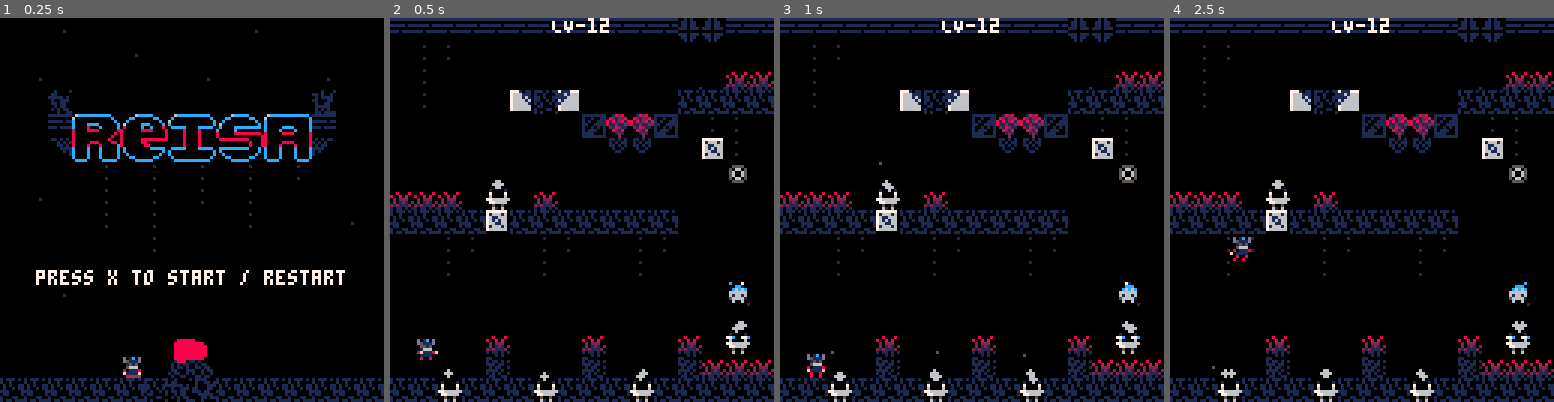
Above: before the commit, frames 1-4 (left to right).
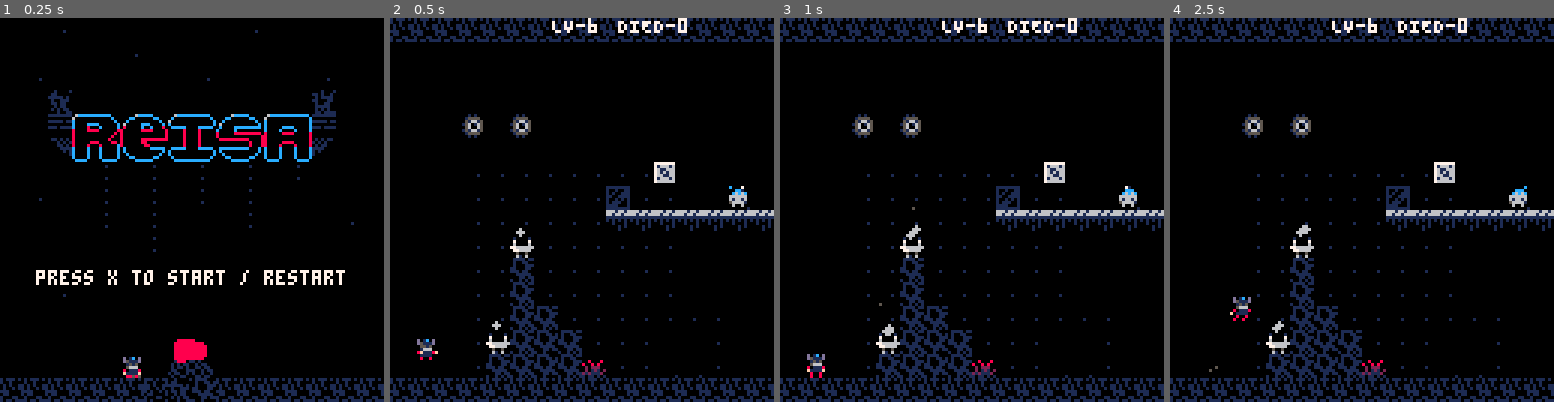
Above: after the commit, the same moments.

Repository: han-sen/pico-8-tests
Game: PICO-8 cartridge reisa/reisa.p8
The game is run twice, just before and just after one commit, with the same random seed, the same clock (stepped at 60 frames per second) and the same inputs.
Inputs:
- Up to frame 1 (0.25 s): no input
- Up to frame 2 (0.5 s): tap X (X key) at 0.33 s
- Up to frame 3 (1 s): no input
- Up to frame 4 (2.5 s): tap X (X key) at 1.07, 1.85 s; hold Right 1.6-2.1 s; hold Up 2.15-2.42 s; hold Right from 2.47 s (still down)

Frame 1 is identical in both runs. In frame 2, 18% of the frame differs, in the area x 0-100%, y 0-100%; in frame 3, 18%; in frame 4, 18%.

Commit message:
added level 13 and fixed persisting bullet bug

Diff:
--- a/reisa/reisa.p8
+++ b/reisa/reisa.p8
@@ -51,6 +51,7 @@
 	effects = {}
 	bullets = {}
 	ghosts = {}
+	death_count = 0
 end
 
 function _update()
@@ -83,6 +84,8 @@
 -- DEBUG OUTPUT
 function draw_debug()
 	print("LV-"..world.current_level, game_camera.cam_x + 54, game_camera.cam_y, 7)
+	print("DIED-"..death_count, game_camera.cam_x + 76, game_camera.cam_y, 7)
+
 end
 
 function update_game()
@@ -181,22 +184,22 @@
 00662661166266000000000010000000000000010000000000000000000000000001111110101000000000000010000000000000000000000000000000000000
 00026666666620000000000000000000000000000000000000000000000000000000011101000000000000000100000000000000000000000000000000000000
 00000555555000000000000000000000000000000000000000000000000000000000000000000000000000001000000000000000000000000000000000000000
-00000000000000000000000000000000000000000000011000000000000000000000000000000000000000000000000000000000000000000000000000000000
-00000000000000000000000000000000000000000000100100100000000000000000000000000000000000000000000000000000000000000000000000000000
-00000000000000000000000000000000000000000010100110100000000000000000000000000000000000000000000000000000000000000000000000000000
-00000000000000000000000000000000000000000101011001011000000000000000000000000000000000000000000000000000000000000000000000000000
-00000000000000000000000000000000000000000101101001101100000000000000000000000000000000000000000000000000000000000000000000000000
-11000000000000110000000000000000000000000110001110010110000000000000000000000000000000000000000000000000000000000000000000000000
-10100000000001010000000000000000000000001011001010010010000000000000000000000000000000000000000000000000000000000000000000000000
-10010000000010010000000000000000000000000100110001101100000000000000000000000000000000000000000000000000000000000000000000000000
-11001000000100110000000000000000000000000000000000000000000000000000000000000000000000000000000000000000000000000000000000000000
-10110101101000110000000000000000000000000000000000000000000000000000000000000000000000000000000000000000000000000000000000000000
-10011011011001110000000000000000000000000000000000000000000000000000000000000000000000000000000000000000000000000000000000000000
-01001110010011100000000000000000000000000000000000000000000000000000000000000000000000000000000000000000000000000000000000000000
-01000011111110100000000000000000000000000000000000000000000000000000000000000000000000000000000000000000000000000000000000000000
-00100001111001000000000000000000000000000000000000000000000000000000000000000000000000000000000000000000000000000000000000000000
-00011001100110000000000000000000000000000000000000000000000000000000000000000000000000000000000000000000000000000000000000000000
-00000111111000000000000000000000000000000000000000000000000000000000000000000000000000000000000000000000000000000000000000000000
+00000010010000000000000000000000000000000000011000000000000000000000000000000000000000000000000000000000000000000000000000000000
+00000110011000000000000000000000000000000000100100100000000000000000000000000000000000000000000000000000000000000000000000000000
+00010110011010000000000000000000000000000010100110100000000000000000000000000000000000000000000000000000000000000000000000000000
+00110110011011000000000000000000000000000101011001011000000000000000000000000000000000000000000000000000000000000000000000000000
+00110100001011000000000000000000000000000101101001101100000000000000000000000000000000000000000000000000000000000000000000000000
+00000000000000000000000000000000000000000110001110010110000000000000000000000000000000000000000000000000000000000000000000000000
+00110100001011000000000000000000000000001011001010010010000000000000000000000000000000000000000000000000000000000000000000000000
+00110110011011000000000000000000000000000100110001101100000000000000000000000000000000000000000000000000000000000000000000000000
+00010110011010000000000000000000000000000000000000000000000000000000000000000000000000000000000000000000000000000000000000000000
+00000000000000000000000000000000000000000000000000000000000000000000000000000000000000000000000000000000000000000000000000000000
+00010100001010000000000000000000000000000000000000000000000000000000000000000000000000000000000000000000000000000000000000000000
+00000000000000000000000000000000000000000000000000000000000000000000000000000000000000000000000000000000000000000000000000000000
+00000000000000000000000000000000000000000000000000000000000000000000000000000000000000000000000000000000000000000000000000000000
+00000100001000000000000000000000000000000000000000000000000000000000000000000000000000000000000000000000000000000000000000000000
+00010000000010000000000000000000000000000000000000000000000000000000000000000000000000000000000000000000000000000000000000000000
+00000100001000000000000000000000000000000000000000000000000000000000000000000000000000000000000000000000000000000000000000000000
 06ccccccccccc000000006ccccc00000006ccccccccccc00000006ccccc0000006ccccccccccccc0000000000000000000000000000000000000000000000000
 6000000000000c00000cc000000cc0000c000000000000c0000cc000000cc000600000000000000c000000000000000000000000000000000000000000000000
 c0000000000000c000c0000000000c00600000000000000c00c0000000000c00c00000000000000c000000000000000000000000000000000000000000000000
@@ -233,51 +236,51 @@
 0e0e0e0e0e0e0e0e0e0e220e02020e22000000000000000000003432310a0a0a000000006400000300006400000000030a000000000a202020202020640000030a000000330000850000851c001c000a0000000d643f383f0d0d0d00000d00000a0000000a80810a000000000000000a00000000000000000000000000000000
 111211121112111211121112111211120a0a0a0a0a0a0a0a0a0a0a0a0a0a0a0a0a0a0a000c00000300000c00000000030a000000640a0a0a0a0a0a0a0a0a0a0a0a000034310000860202861c001c200a0000000d3f3f383f200d0d02020d00000a00000f3f90913f0f0000000000000a00000000010000000000000000000000
 0a0a0a0a0a0a0a0a0a0a0a0a0a0a0a0a0a0a0a0a0a0a0a0a0a0a0a0a0a0a0a0a0a0a0a202020202020202020202020200a0a0a0a0a0a0a0a0a0a0a0a0a0a0a0a0a11111111111111111111111111110a0a0a0a0a0a0a0a0a0a0a0a0a0a0a0a0a0b12123412121212331212121264120b0a0a0a0a0a0a0a0a0a0a0a0a0a0a0a64
-0a0a0a0a0a0a0a0a0a0a0e0e0a0a0a0a000000980a0f0f0a0a0f0f0a99000000878b0e8b8c22222222222222222222879292929292929292929292928e8e929200000000000000000000000000000000000000000000000000000000000000000000000000000000000000000000000000000d000000000000000d0000000000
-0a27283e0000000000390c0c3a00000a0000000d00000022220000000d000000870e0e9b2222002200002222220022870022220000000000000000000000000000000000000000000000000000000000000000000000000000000000000000000000000000000000000000000000000000000000000d00000000000000000000
-0a380a0000202020000002020000000a0d00000000000022220000000000000d878b8c2270000000710202710000008700220000000000000000000002022020000000000000000000000000000000000000000000000000000000000000000000000000000000000000000000000000000d0000000000000d000000000d0000
-0a0a0a00008d8d8d000012120000000a00000000000d121212120d0000000000879b2270000000000c92920c000021870022000000330b34000000000a0a0a0a00000000000000000000000000000000000000000000000000000000000000000000000000000000000000000000000000002700000000000000000000280000
-0a22220000000000000000000000000a0000000d000000808100000a0b200d000a22700000000000000000000000008700000000000000000f71710f00222200000000000000000000000000000000000000000000000000000000000000000000000000000000000000000000000000000092c0c1c2c3c4c5c6c7c8c9920000
-0a222200000000000000000000008a0a000d00000000009091000027283e0000877000000000000000000000000000870000000000000000000c0c00008a2200000000000000000000000000000000000000000000000000000000000000000000000000000000000000000000000000000094d0d1d2d3d4d5d6d7d8d93e0000
-0a220000008a000000008a000000000a00000000000000000000213f0b000000870000000000000000000012120000870000000000000000000000000000000000000000000000000000000000000000000000000000000000000000000000000000000000000000000000000000000000000000220022002200220022000000
-0a00000a0a0a0a0a0a0a0a0a0a0a8a0a000000000d0000010000000b3f0d00128700000000006000000000000000008720202000640020000000000000000000000000000000000000000000000000000000000000000000000000000000000000000000000000000000000000000000000d0000220022002200220000000000
-0a000000000000000000000022223c0a00006000000000000000000b000000008700000000000f0000000000000000870a0a0a0a8a0a0a0a0a0a0a0a0000000000000000000000000000000000000000000000000000000000000000000000000000000000000000000000000000000000000000220022000000220000000d00
-0a64000000000000000000000022220a00000c000000000f0f20000000001200870000000000000000008700000000870000222200002222000022220000000000000000000000000000000000000000000000000000000000000000000000000000000000000000000000000000000000000000000022000000000000000000
-0a0a0a8a8a8a0f8a8a8a00000022000a000d00000000000e0e3e00121200000d870000000087000000008700000000870000220000002200000022000000000000000000000000000000000000000000000000000000000000000000000000000000000000000000000000000000000000000000000000000000000d00000000
-0a0000000000000000008a000000000a00000000000d000f0f00000000000020871200000087120000218700000060870000000000000000000000000000010000000000000000000000000000000000000000000000000000000000000000000000000000000000000000000000000000000d00000000000000000000000000
-0a00000000000000000000000000000a000000000000000e0e00000000121212870000000087000000008701000003870000000000000000000000000000000000000000000000000000000000000000000000000000000000000000000000000000000000000000000000000000000000000000000000000000000000000000
-0a0000008a0000008a0000000000000a000000000000000f0f00000202000000870000001287000000008712000003870000000020000000200000002000600000000000000000000000000000000000000000000000000000000000000000000000000000000000000000000000000000000000000000000000000000000000
-0a00008a00000100008a00000000640a00000f006400000e0e00008282000000870000002087202020208720202020870000000087000000870000008720202000000000000000000000000000000000000000000000000000000000000000000000000000000000000000000000000000000000004d00a5a600000000000000
-0a0a0a0a8a0f0f0f8a0a0a0a0a0a0a0a0a0a0f202020200f0f20200303202020341b1b1b1b1b1b1b1b1b1b1b1b1b1b330a0a640a0a0a640a0a0a640a0a0a0a0a0a0a0a0a0a0a0a0a0a0a0a0a0a0a0a0a0a0a0a0a0a0a0a0a0a0a0a0a0a0a0a0a0a0a0a0a0a0a0a0a0a0a0a0a0a0a0a0a0a0a0a0a0a0a0b27380a0a0a0a0a0a0a
-…(32 lines of a section not shown)…
+0a0a0a0a0a0a0a0a0a0a0e0e0a0a0a0a000000980a0f0f0a0a0f0f0a99000000878b0e8b8c2222222222222222222287929292929292929292929292a0a1929287929292929292929292929292929287000000000000000000000000000000000000000000000000000000000000000000000d000000000000000d0000000000
+0a27283e0000000000390c0c3a00000a0000000d00000022220000000d000000870e0e9b222200220000222222002287002222000000000000000000b0b1000087000000000d0000000d000000000087000000000000000000000000000000000000000000000000000000000000000000000000000d00000000000000000000
+0a380a0000202020000002020000000a0d00000000000022220000000000000d878b8c227000000071020271000000870022000000000000000000000202202087000d000000000000000000000d00870000000000000000000000000000000000000000000000000000000000000000000d0000000000000d000000000d0000
+0a0a0a00008d8d8d000012120000000a00000000000d121212120d0000000000879b2270000000000c92920c000021870022000000330b34000000000a0a0a0a870000000000000d00008a0000000087000000000000000000000000000000000000000000000000000000000000000000002700000000000000000000280000
+0a22220000000000000000000000000a0000000d000000808100000a0b200d000a22700000000000000000000000008700000000000000000f71710f002222008700000000000000000f0000000f87870000000000000000000000000000000000000000000000000000000000000000000092c0c1c2c3c4c5c6c7c8c9920000
+0a222200000000000000000000008a0a000d00000000009091000027283e0000877000000000000000000000000000870000000000000000000c0c00008a220087870f0f8a0f0f870f000000000000870000000000000000000000000000000000000000000000000000000000000000000094d0d1d2d3d4d5d6d7d8d93e0000
+0a220000008a000000008a000000000a00000000000000000000213f0b000000870000000000000000000012120000870000000000000000000000000000000087008594099385000000000000000087000000000000000000000000000000000000000000000000000000000000000000000000220022002200220022000000
+0a00000a0a0a0a0a0a0a0a0a0a0a8a0a000000000d0000010000000b3f0d0012870000000000600000000000000000872020200064002000000000000000000087003c0000003c0000006400000d00870000000000000000000000000000000000000000000000000000000000000000000d0000220022002200220000000000
+0a000000000000000000000022223c0a00006000000000000000000b000000008700000000000f0000000000000000870a0a0a0a8a0a0a0a0a0a0a0a00000000870000000000000000000c0000000087000000000000000000000000000000000000000000000000000000000000000000000000220022000000220000000d00
+0a64000000000000000000000022220a00000c000000000f0f20000000001200870000000000000000008700000000870000222200002222000022220000000087000000010000000000000000000087000000000000000000000000000000000000000000000000000000000000000000000000000022000000000000000000
+0a0a0a8a8a8a0f8a8a8a00000022000a000d00000000000e0e3e00121200000d870000000087000000008700000000870000220000002200000022000000000087000000000000000000000000000087000000000000000000000000000000000000000000000000000000000000000000000000000000000000000d00000000
+0a0000000000000000008a000000000a00000000000d000f0f000000000000208712000000871200002187000000608700000000000000000000000000000100870d0000000000000000000d00006487000000000000000000000000000000000000000000000000000000000000000000000d00000000000000000000000000
+0a00000000000000000000000000000a000000000000000e0e000000001212128700000000870000000087010000038700000000000000000000000000000000870000000000000d0000000000000c87000000000000000000000000000000000000000000000000000000000000000000000000000000000000000000000000
+0a0000008a0000008a0000000000000a000000000000000f0f00000202000000870000001287000000008712000003870000000020000000200000002000600087000000000000000000000000000087000000000000000000000000000000000000000000000000000000000000000000000000000000000000000000000000
+0a00008a00000100008a00000000640a00000f006400000e0e00008282000000870000002087202020208720202020870000000087000000870000008720202087000000640000000000640000000087000000000000000000000000000000000000000000000000000000000000000000000000004d00a5a600000000000000
+0a0a0a0a8a0f0f0f8a0a0a0a0a0a0a0a0a0a0f202020200f0f20200303202020341b1b1b1b1b1b1b1b1b1b1b1b1b1b330a0a640a0a0a640a0a0a640a0a0a0a0a0a0a11111211202020111211110b0a0a0a0a0a0a0a0a0a0a0a0a0a0a0a0a0a0a0a0a0a0a0a0a0a0a0a0a0a0a0a0a0a0a0a0a0a0a0a0a0b27380a0a0a0a0a0a0a
+…(32 lines of a section not shown)…
--- a/reisa/src/bullets.lua
+++ b/reisa/src/bullets.lua
@@ -25,8 +25,7 @@
 			del(bullets, b)
 			death_fx(b.x, b.y, 3, particles.death_fx, 3)
 		end
-		if b.y < game_camera.cam_y
-		or b.y > game_camera.cam_y + (world.level_size * world.current_row) then
+		if b.level != world.current_level then
 			del(bullets, b)
 		end
 	end
@@ -59,7 +58,7 @@
 			spr(turrets.sp, t_x, t_y, 1, 1, false)
 		end
 	end
-	if time() - turrets.anim > 1.5 then
+	if time() - turrets.anim > 2.25 then
 		turrets.anim = time()
 		for turret in all(turrets.loc) do
 			if turret.level == level and turret.active then
--- a/reisa/src/collisions.lua
+++ b/reisa/src/collisions.lua
@@ -1,6 +1,6 @@
 -- Collision functions
 
-function bullet_collide(p, b) -- player, bullet
+function bullet_collide(player, b) -- player, bullet
     if
         (b.x > player.x and b.x < player.x + player.width and b.y > player.y and b.y < player.y + player.height) or
             (b.x + 1 > player.x and b.x + 1 < player.x + player.width and b.y + 1 > player.y and
--- a/reisa/src/fountains.lua
+++ b/reisa/src/fountains.lua
@@ -74,6 +74,12 @@
             x = 96,
             y = 16,
             active = false
+        },
+        {
+            level = 13,
+            x = 8,
+            y = 32,
+            active = false
         }
     }
 }
--- a/reisa/src/game_keys.lua
+++ b/reisa/src/game_keys.lua
@@ -73,6 +73,12 @@
             x = 112,
             y = 88,
             found = false
+        },
+        {
+            level = 13,
+            x = 32,
+            y = 72,
+            found = false
         }
     }
 }
--- a/reisa/src/hazards.lua
+++ b/reisa/src/hazards.lua
@@ -20,7 +20,7 @@
 }
 
 turrets = {
-    anim = 0.5,
+    anim = 0,
     sp = 5,
     loc = {
         {
@@ -76,6 +76,11 @@
             level = 12,
             x = 112,
             y = 48
+        },
+        {
+            level = 13,
+            x = 32,
+            y = 48
         }
     }
 }
--- a/reisa/src/menu.lua
+++ b/reisa/src/menu.lua
@@ -4,7 +4,6 @@
         state = "playing"
     end
     fire_fx(64, 112, 8, {8, 2, 1}, 2)
-    local menutime = 0
     if time() - world.menu_anim_1 > 1.3 then
         world.menu_anim_1 = time()
         bubble_fx(32, 24, 8, particles.bubble_fx, 1)
@@ -21,8 +20,6 @@
     cls()
     map(112, 16)
     draw_fx()
-    -- rect(0, 0, 127, 127, 1) -- bg color
-    -- rectfill(0, 60, 127, 80, 1) -- text bar
     print("press x to start / restart", 13, 85, 0)
     print("press x to start / restart", 12, 84, 7)
 end
--- a/reisa/src/player.lua
+++ b/reisa/src/player.lua
@@ -1,6 +1,6 @@
 player = {
-    x = 8 + (128 * 3),
-    y = 104 + 128,
+    x = 8 + (128 * 5),
+    y = 104 + (128 * 0),
     sprite = 64,
     size = 1,
     width = 8,
--- a/reisa/src/turbines.lua
+++ b/reisa/src/turbines.lua
@@ -157,6 +157,26 @@
             level = 12,
             x = 32,
             y = 56
+        },
+        {
+            level = 13,
+            x = 32,
+            y = 112
+        },
+        {
+            level = 13,
+            x = 80,
+            y = 112
+        },
+        {
+            level = 13,
+            x = 80,
+            y = 56
+        },
+        {
+            level = 13,
+            x = 112,
+            y = 88
         }
     }
 }
--- a/reisa/src/utils.lua
+++ b/reisa/src/utils.lua
@@ -41,6 +41,9 @@
 		end
 	end
 	if map_collide(player, 'down', 2) and fountains.loc[level].active then -- if solved and jumping into portal
+		-- wipe any existing bullets
+		turrets.anim = 0
+		del(bullets, 1)
 		-- stop momentum
 		player.dx = 0
 		player.dy = 0
@@ -59,7 +62,6 @@
 		sfx(18)
 		-- add a scene transition particle in the middle of the upcoming level
 		transition_fx(player.x + 4, player.y + 8, 2, particles.transition_fx, 10)
-		bullets = {}
 	end
 end
 
@@ -79,6 +81,9 @@
 
 function kill_player()
 	game_camera.offset += 1
+	turrets.anim = 0
+	bullets = {}
+	death_count += 1
 	sfx(14)
 	add_ghost()
 	player.sprite = 48
@@ -92,8 +97,6 @@
 	-- reset key and portal and turrets
 	fountains.loc[world.current_level].active = false
 	game_keys.loc[world.current_level].found = false
-	bullets = {}
-	turrets.anim = 0
 	for turret in all(turrets.loc) do
 			turret.active = false
 	end
